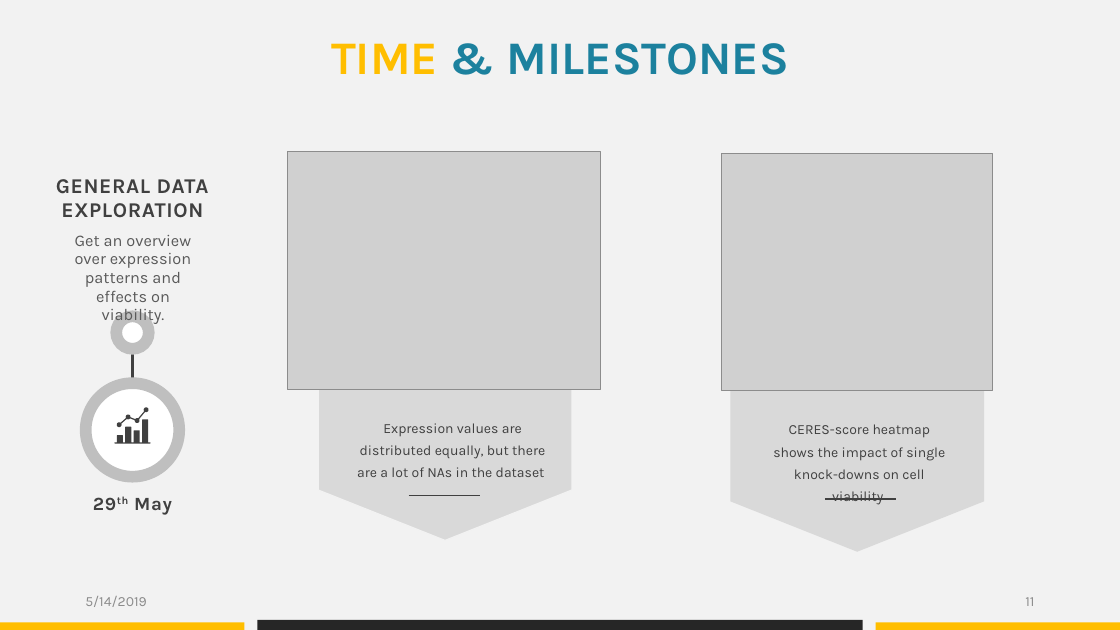
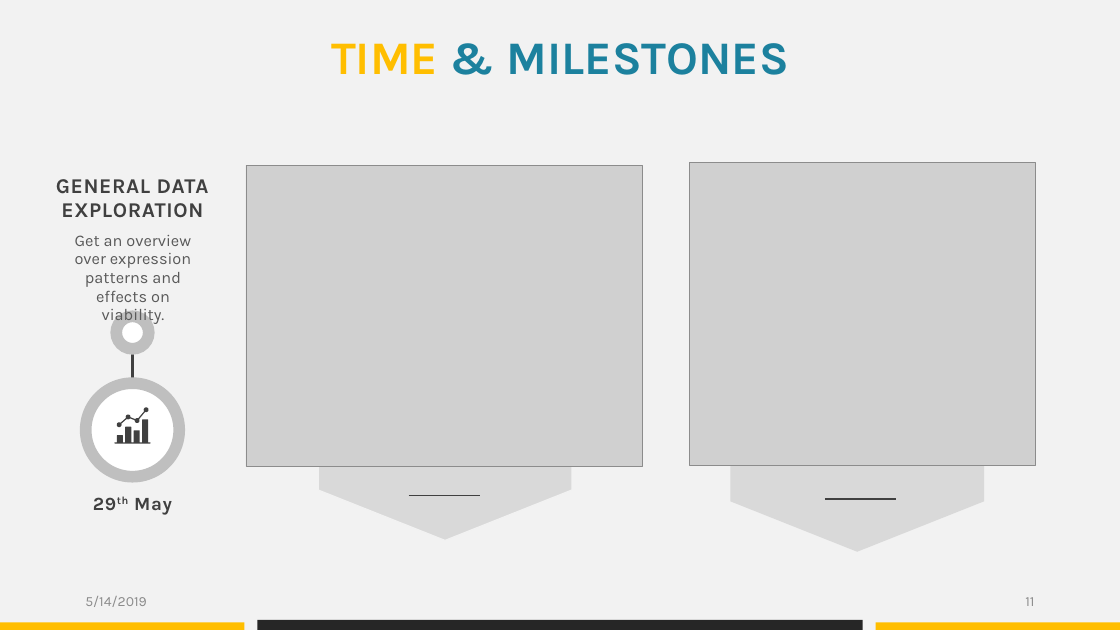
Before and after one commit to datascience-mobi/group-04-project-1-4, a slide deck: slide 11 of Project proposal_presentation_V1.pptx. Drawn at 1120x630 pixels with LibreOffice and Linux fonts; fonts in the diff are those of the drawing; grey boxes stand for pictures. Boxes give left, top, right and bottom in pixels: in the first picture for what was removed or moved away, otherwise in the second. Text is boxed around its words. In the diff, an @@ line names an element or a change of style, - is before the commit and + after.

```diff
--- a/Project proposal_presentation_V1.pptx
+++ b/Project proposal_presentation_V1.pptx
@@ picture: place and size @@
-picture at [287,151,601,390]
+picture at [246,166,643,467]
@@ picture: place and size @@
-picture at [722,153,993,391]
+picture at [690,163,1035,465]
@@ text removed at [357,423,545,477] @@
-Expression values are distributed equally, but there are a lot of NAs in the dataset
@@ text removed at [773,424,945,479] @@
-CERES-score heatmap shows the impact of single knock-downs on cell viability
```
